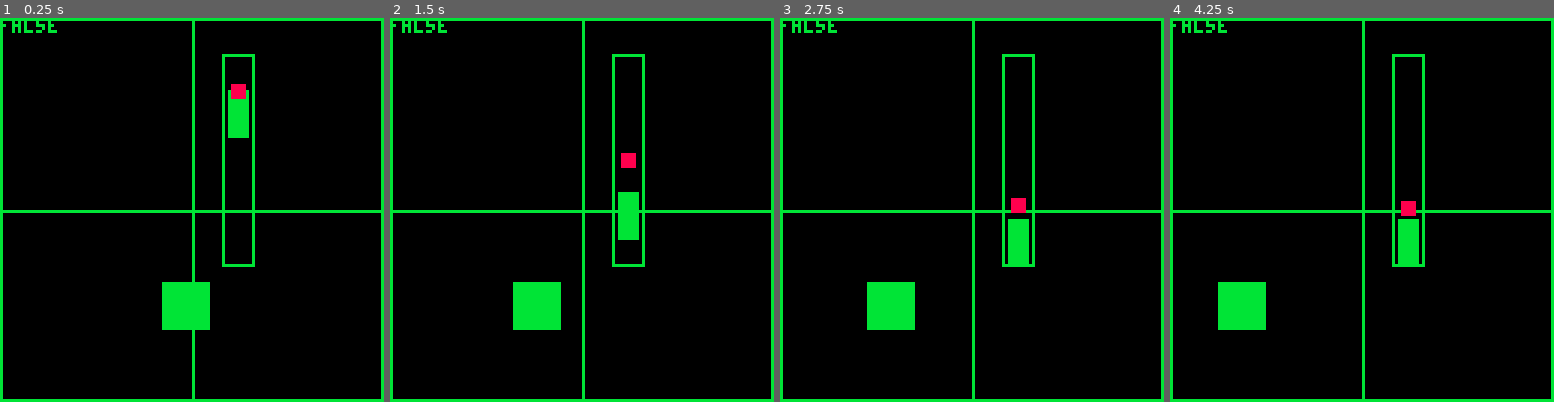
Above: before the commit, frames 1-4 (left to right).
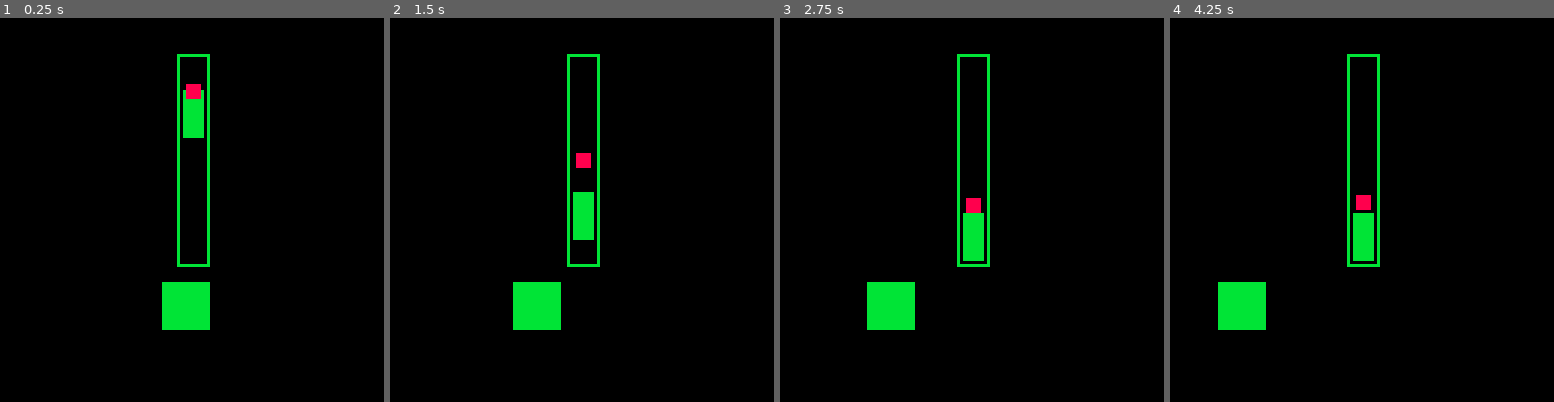
Above: after the commit, the same moments.

Repository: getJv/novice_summer_jam_2
Game: PICO-8 cartridge w_box.p8
Two runs of this game, one before a commit and one after it. Both use one fixed random seed, a clock stepped at 60 frames per second and the inputs below.
Inputs:
- Up to frame 1 (0.25 s): no input
- Up to frame 2 (1.5 s): tap O (Z key) at 0.7 s
- Up to frame 3 (2.75 s): tap O (Z key) at 1.7, 2.1, 2.5 s
- Up to frame 4 (4.25 s): tap O (Z key) every 0.4 s from 2.9 to 4.1 s

The runs differ from the first frame. In frame 1, 7.9% of the frame differs, in the area x 0-100%, y 0-100%; in frame 2, 8.0%; in frame 3, 8.1%; in frame 4, 8.1%.

Commit message:
feat: core logic ready

Diff:
--- a/box.lua
+++ b/box.lua
@@ -41,7 +41,6 @@
 
 
 function draw_box()
-    print(player_pulling)
     half_w = box.w/2
     half_y = box.h/2
     rectfill(
--- a/pad_frame.lua
+++ b/pad_frame.lua
@@ -1,13 +1,15 @@
 pad_frame_padding = 2
-pad_frame = {x = 74 ,y = 12,w = 10,h=70}
+pad_frame_w = 10
+pad_frame = {
+    x = 64 - pad_frame_w/2 ,y = 12,w = pad_frame_w,h=70}
 
 function pad_frame_top_bottom_collision(next_y)
 
-    local pad_bottom_y = next_y + pad.h
+    local pad_bottom_y = next_y + pad.h + pad_frame_padding
     local pad_frame_bottom_y = pad_frame.y + pad_frame.h
     local hit_pad_frame_bottom = pad_bottom_y > pad_frame_bottom_y
 
-    local pad_top_y = next_y - pad_frame_padding *2
+    local pad_top_y = next_y - pad_frame_padding
     local hit_pad_frame_top = pad_top_y < pad_frame.y
 
     if( hit_pad_frame_bottom or hit_pad_frame_top ) then
--- a/scene_main.lua
+++ b/scene_main.lua
@@ -13,7 +13,6 @@
 
 function scene_main_draw()
     cls()
-    debug_draw_rules()
     draw_box()
     draw_pad_frame()
     draw_pad()
